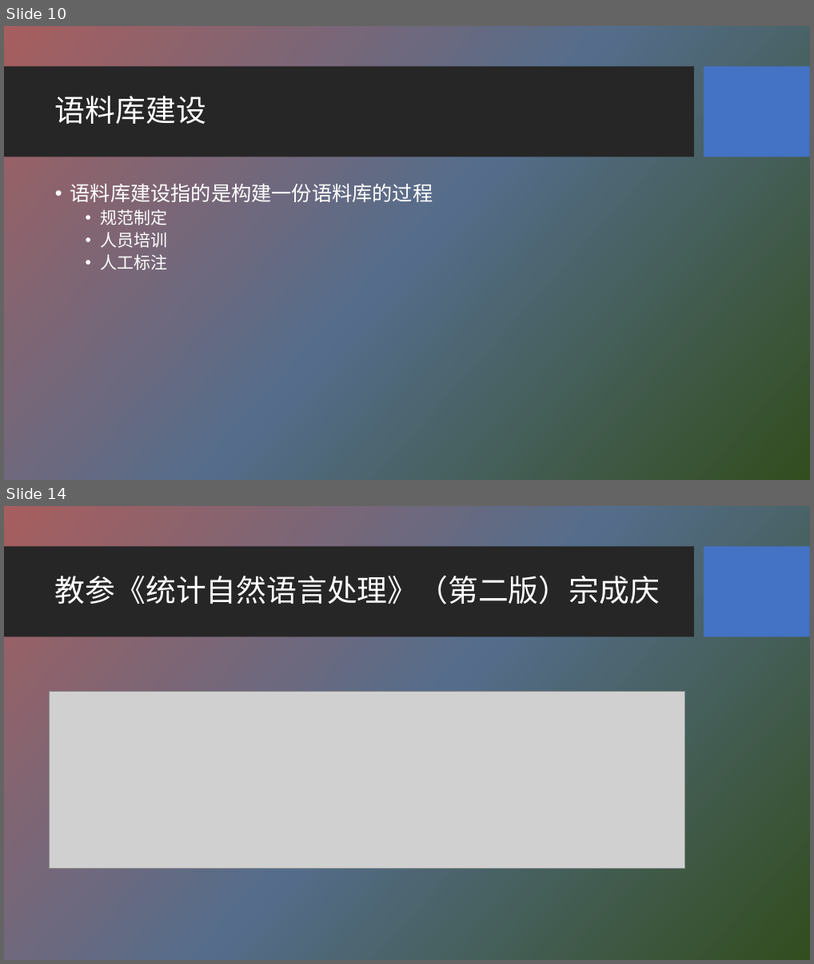
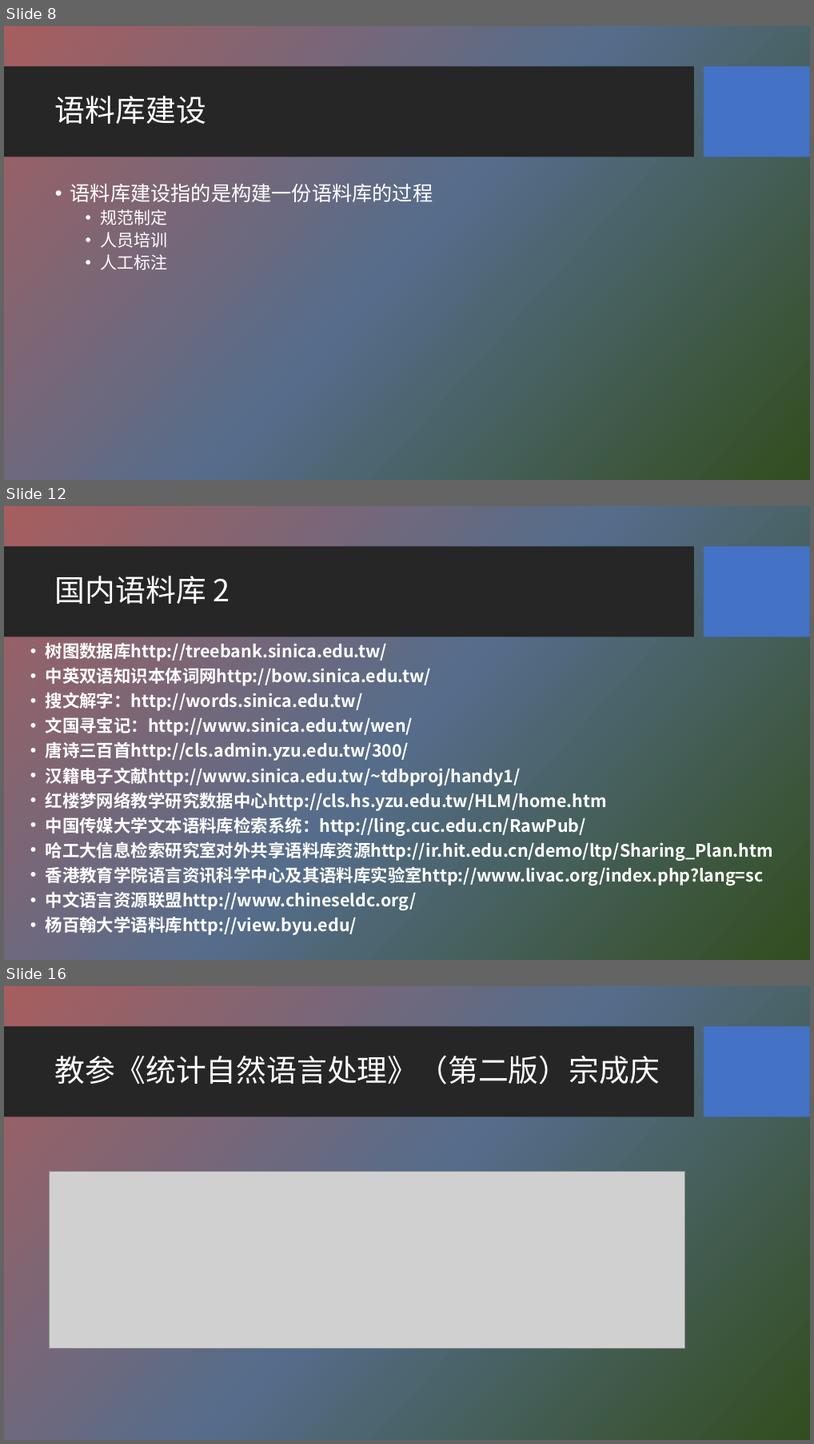
Before and after one commit to HBU/NLP_PPT, a slide deck: PPT-2020/ch02 语料库与词汇知识库.pptx. Shown one above the other, each under a label of ours: slides 10 and 14 before the commit, slides 8, 12 and 16 after it; the slides between them are not shown. The pictures are 814x964 and 814x1444 pixels, drawn with LibreOffice and Linux fonts; fonts in the diff are those of the drawing; grey boxes stand for pictures; background and template pictures are left out. Boxes give left, top, right and bottom in pixels: in the first picture for what was removed or moved away, otherwise in the second. Text is boxed around its words. In the diff, an @@ line names an element or a change of style, - is before the commit and + after.

```diff
--- a/PPT-2020/ch02 语料库与词汇知识库.pptx
+++ b/PPT-2020/ch02 语料库与词汇知识库.pptx
@@ slide 12 added at [4, 506, 810, 960], background picture (left out); not listed: 2 template elements that a slide beside it also shows @@
@@ title added at [55, 576, 230, 604], 36 pt, text #FFFFFF @@
+国内语料库 2
@@ text added at [46, 643, 774, 935], 20.4 pt, text #FFFFFF, bold @@
+• 树图数据库http://treebank.sinica.edu.tw/
+• 中英双语知识本体词网http://bow.sinica.edu.tw/
+• 搜文解字：http://words.sinica.edu.tw/
+• 文国寻宝记：http://www.sinica.edu.tw/wen/
+• 唐诗三百首http://cls.admin.yzu.edu.tw/300/
+• 汉籍电子文献http://www.sinica.edu.tw/~tdbproj/handy1/
+• 红楼梦网络教学研究数据中心http://cls.hs.yzu.edu.tw/HLM/home.htm
+• 中国传媒大学文本语料库检索系统：http://ling.cuc.edu.cn/RawPub/
+• 哈工大信息检索研究室对外共享语料库资源http://ir.hit.edu.cn/demo/ltp/Sharing_Plan.htm
+• 香港教育学院语言资讯科学中心及其语料库实验室http://www.livac.org/index.php?lang=sc
+• 中文语言资源联盟http://www.chineseldc.org/
+• 杨百翰大学语料库http://view.byu.edu/
@@ what was slide 10 is now slide 8 @@
@@ what was slide 14 is now slide 16 @@
```
Also in this commit, not shown: 6 slides changed, 8 other slides added, 5 slides removed, 28 other files.
